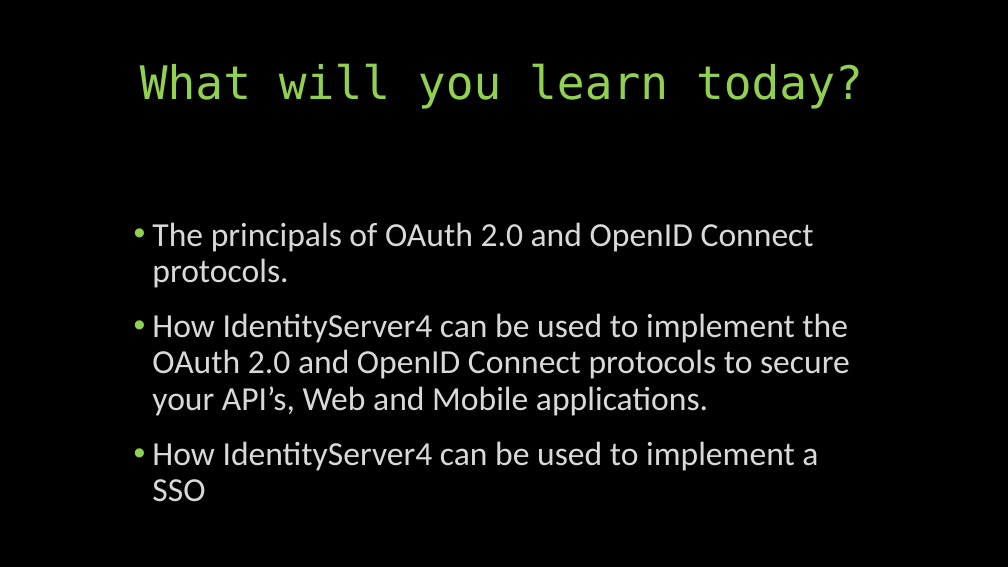
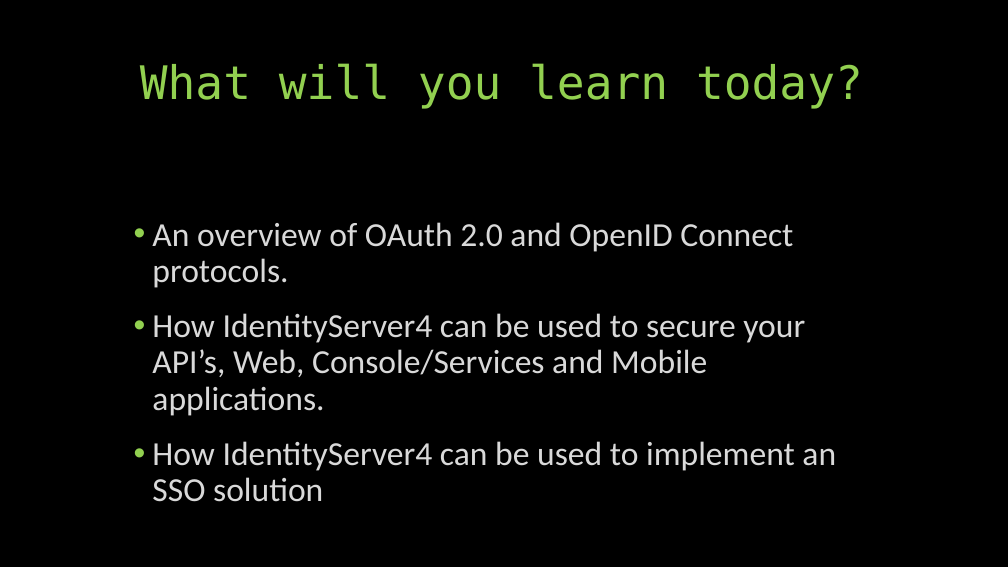
Before and after one commit to aaronralls/IdentityServer4Presentations, a slide deck: slide 2 of Authorization-IdentityServer4v2.pptx (slide 3 before the commit). Drawn at 1008x567 pixels with LibreOffice and Linux fonts; fonts in the diff are those of the drawing. Boxes give left, top, right and bottom in pixels: in the first picture for what was removed or moved away, otherwise in the second. Text is boxed around its words. In the diff, an @@ line names an element or a change of style, - is before the commit and + after.

```diff
--- a/Authorization-IdentityServer4v2.pptx
+++ b/Authorization-IdentityServer4v2.pptx
@@ text at (152,222,836,502): text changed @@
-• The principals of OAuth 2.0 and OpenID Connect protocols.
-• How IdentityServer4 can be used to implement the OAuth 2.0 and OpenID Connect protocols to secure your API’s, Web and Mobile applications.
-• How IdentityServer4 can be used to implement a SSO
+• An overview of OAuth 2.0 and OpenID Connect protocols.
+• How IdentityServer4 can be used to secure your API’s, Web, Console/Services and Mobile applications.
+• How IdentityServer4 can be used to implement an SSO solution
```
Also in this commit, not shown: 6 other slides changed, 1 slide added, 1 other file.
